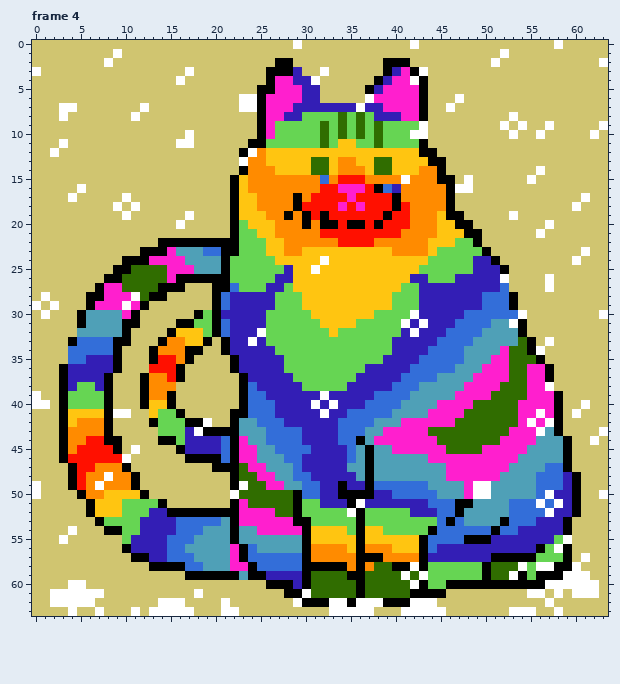
Pixel-art file -- Gadse-no4.ase. Above: the version before the commit.
64x64 pixels, 8 frames. Shown: frame 4. The commit also changed other frames, which this record leaves out.
New version:
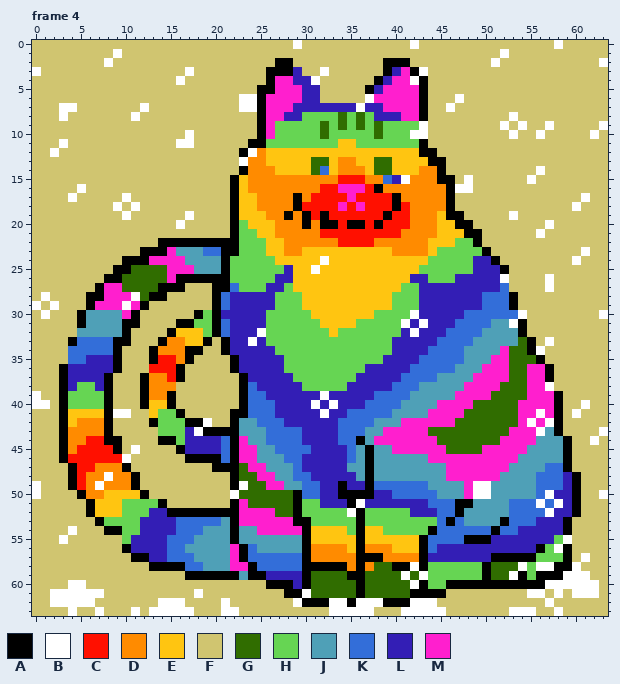
Palette (. is transparent): A #000000  B #ffffff  C #ff1000  D #ff8b00  E #ffc511  F #d0c570  G #306d00  H #66d553  J #4fa0b7  K #336ed9  L #331eb5  M #ff1fce
The edit:
--- frame 4, layers "Tears Copy", "Gadse Copy"
@@ x 30..42 @@
  9 HHGHGHGHGHHHH
-10 HHGHGHGHGHHHB
-11 HHGHEEHHGHHHH
+10 HHGHHHHHGHHHB
+11 HHHHEEHHHHHHH
 12 EEEEEEEEEEEEE
 13 EGGEDDEEGGEEE
-14 EGGEDDDEGGEEE
-15 DDKDCCCDDDDBD
-16 DDCCMMMCAKLDD
+14 EGKEDDDEGGEEE
+15 DDDDCCCDDKLBD
+16 DDCCMMMCADDDD
 17 DCCCCMCCCCADD
Boxes around the changes in both pictures, in picture pixels (x1, y1, x2, y2):
changed: (320, 130, 383, 184)
changed: (383, 175, 401, 193)
